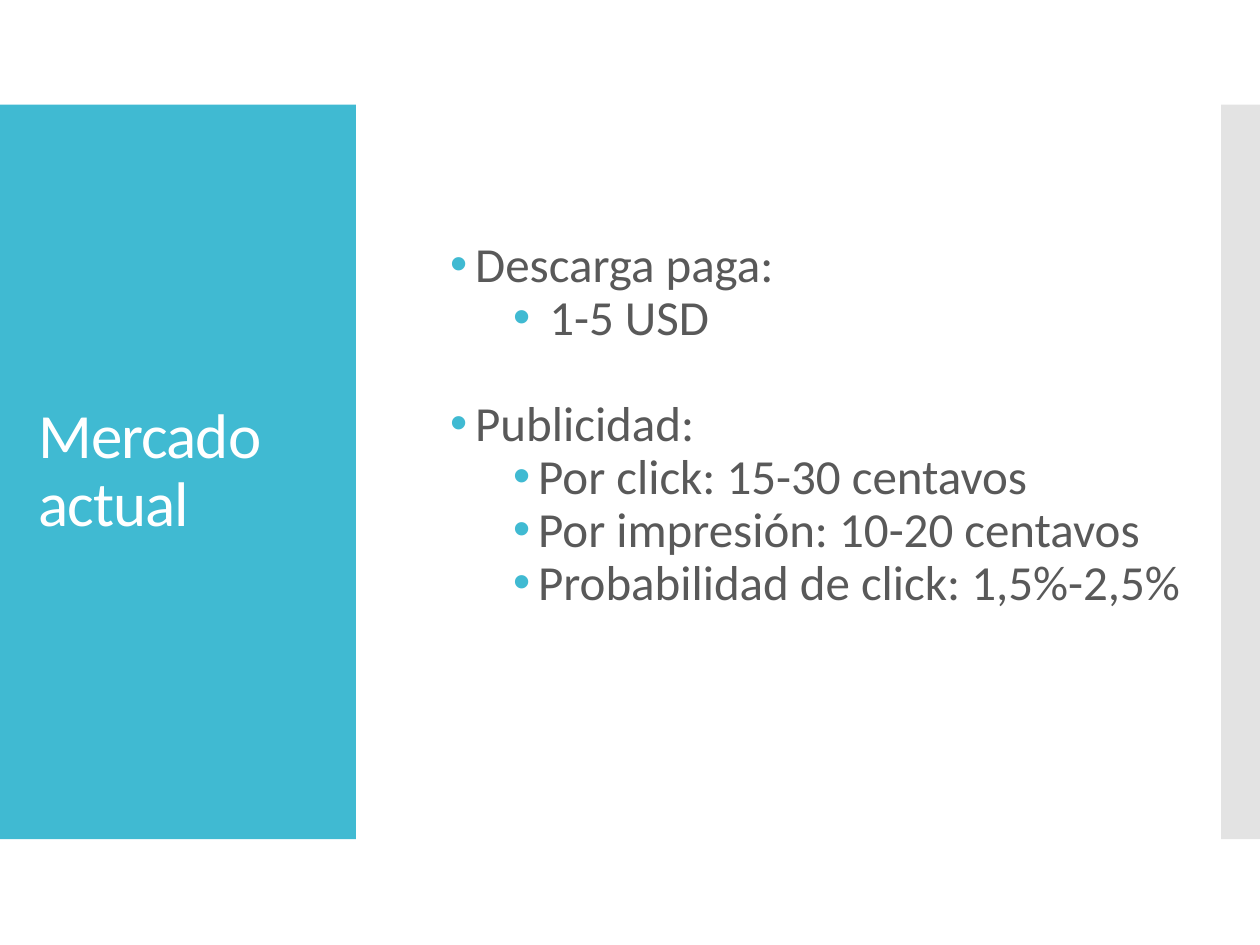
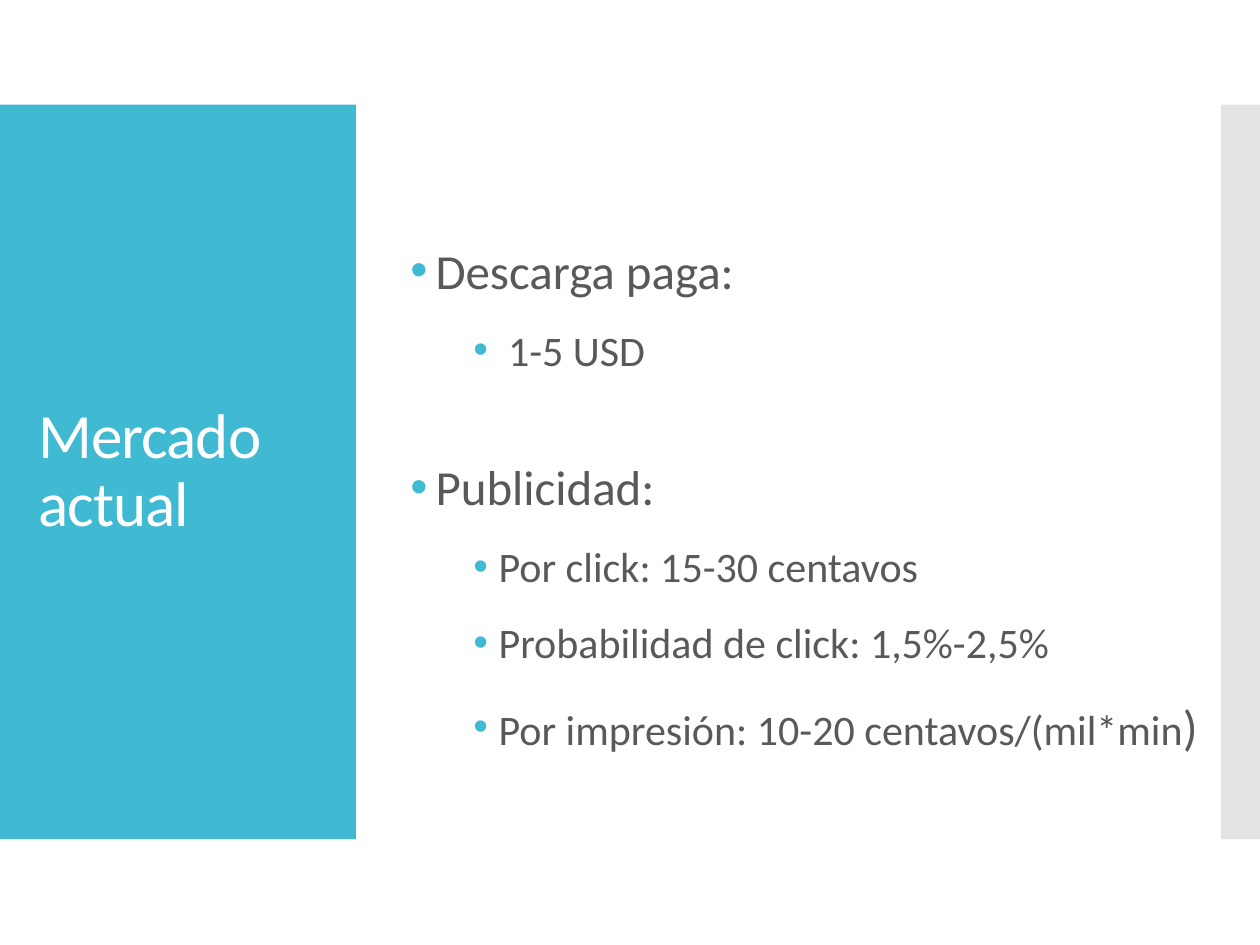
Before and after one commit to dschenkelman/taller-proyectos, a slide deck: slide 12 of Assets/Presentación negocio.pptx. Drawn at 1260x945 pixels with LibreOffice and Linux fonts; fonts in the diff are those of the drawing. Boxes give left, top, right and bottom in pixels: in the first picture for what was removed or moved away, otherwise in the second. Text is boxed around its words. In the diff, an @@ line names an element or a change of style, - is before the commit and + after.

```diff
--- a/Assets/Presentación negocio.pptx
+++ b/Assets/Presentación negocio.pptx
@@ text "Descarga paga:": place and size @@
-text "Descarga paga:" at [475,250,1180,606]
+text "Descarga paga:" at [436,257,1182,752]
@@ text at [436,257,1049,663]: size 28 to 24 pt in "1-5 USD", "Por click: 15-30 centavos", "Probabilidad de click: 1,5%-2,5%"; line spacing 0.9 to 1.5 @@
@@ text at [538,513,1139,555]: paragraph removed @@
-  • Por impresión: 10-20 centavos
@@ text at [499,714,1182,752]: paragraph added @@
+  • Por impresión: 10-20 centavos/(mil*min)
```
Also in this commit, not shown: 1 other slide changed.
